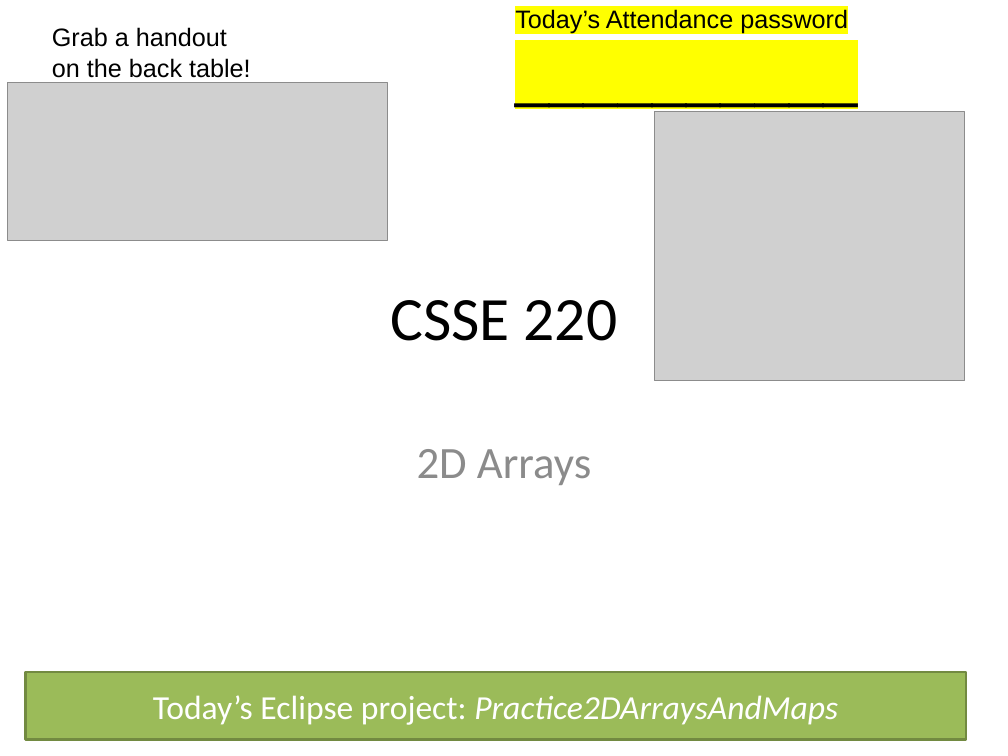
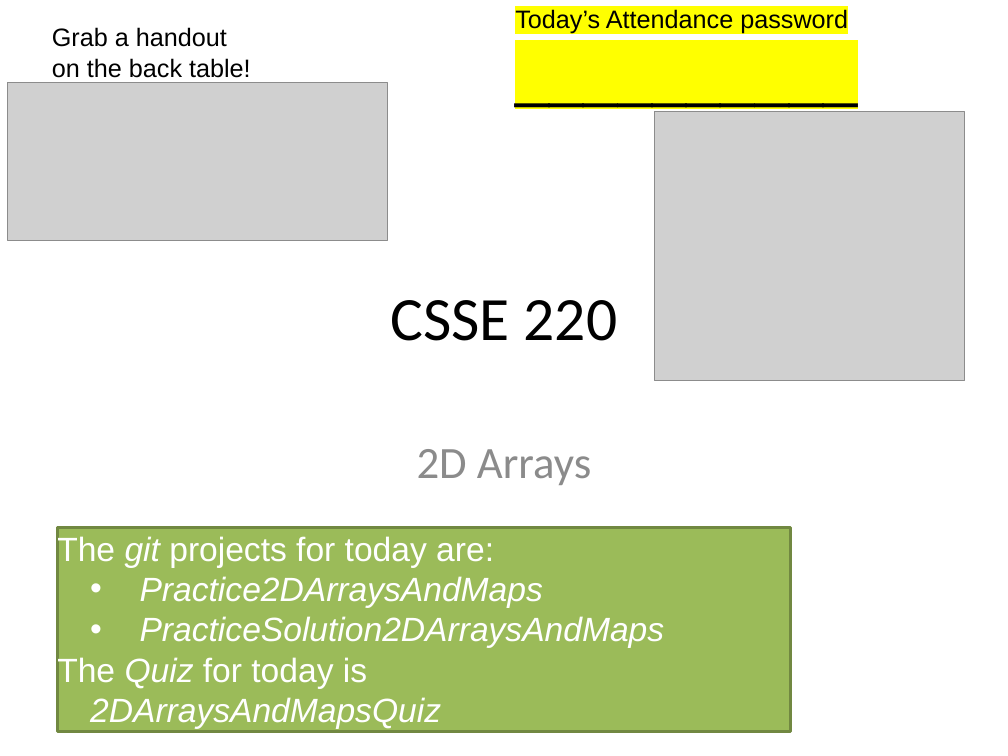
Before and after one commit to RHIT-CSSE/csse220, a slide deck: slide 1 of ClassMaterials/2DArraysAndMaps/Slides/Part1-Help-and-Academic-Integrity.pptx. Drawn at 1008x756 pixels with LibreOffice and Linux fonts; fonts in the diff are those of the drawing; grey boxes stand for pictures. Boxes give left, top, right and bottom in pixels: in the first picture for what was removed or moved away, otherwise in the second. Text is boxed around its words. In the diff, an @@ line names an element or a change of style, - is before the commit and + after.

```diff
--- a/ClassMaterials/2DArraysAndMaps/Slides/Part1-Help-and-Academic-Integrity.pptx
+++ b/ClassMaterials/2DArraysAndMaps/Slides/Part1-Help-and-Academic-Integrity.pptx
@@ rectangle added at (57,527,790,731), fill #9BBB59, outline #718841 2 pt, 24 pt, text #FFFFFF, italic @@
+The git projects for today are:
+• Practice2DArraysAndMaps
+• PracticeSolution2DArraysAndMaps
+The Quiz for today is
+2DArraysAndMapsQuiz
@@ rectangle removed at (25,672,966,740) @@
-Today’s Eclipse project: Practice2DArraysAndMaps
```
Also in this commit, not shown: 2 other slides changed, 1 slide added, 2 other files.
